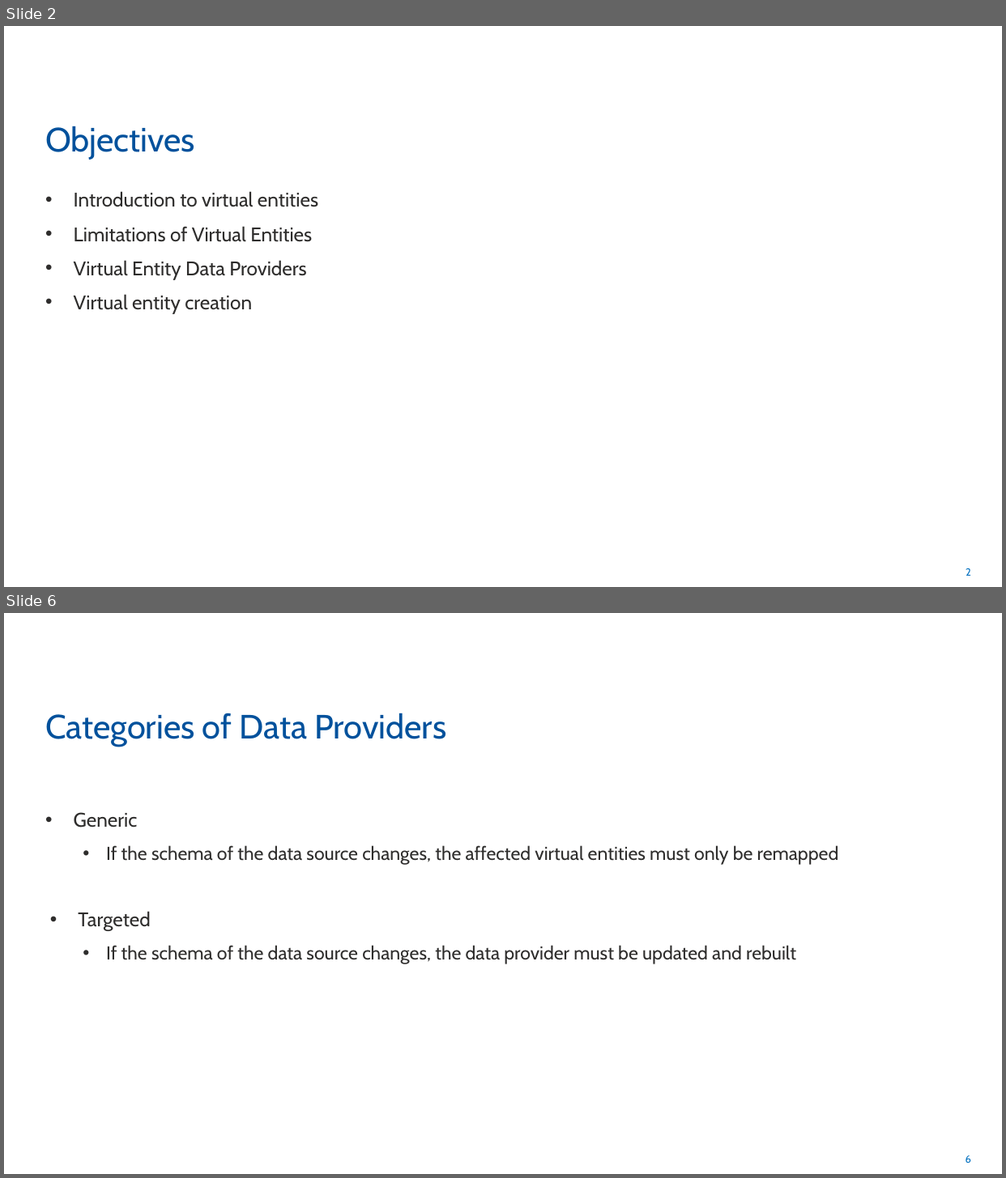
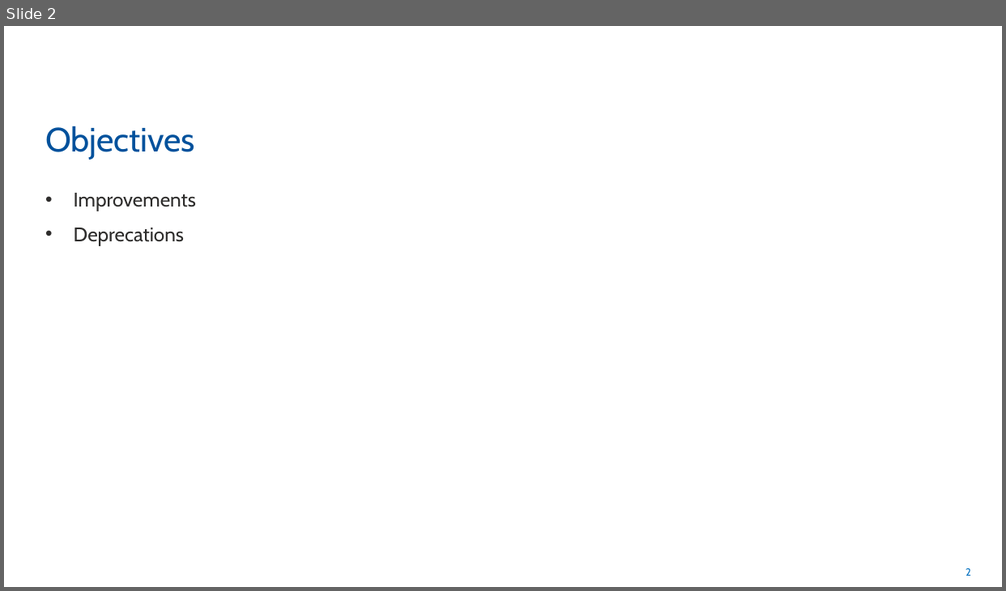
Before and after one commit to rogerhillgsy/CRMTraining, a slide deck: Documents/QA Powerpoints/Module 10.pptx. Shown one above the other, each under a label of ours: slides 2 and 6 before the commit, slide 2 after it; the slides between them are not shown. The pictures are 1006x1178 and 1006x591 pixels, drawn with LibreOffice and Linux fonts; fonts in the diff are those of the drawing. Boxes give left, top, right and bottom in pixels: in the first picture for what was removed or moved away, otherwise in the second. Text is boxed around its words. In the diff, an @@ line names an element or a change of style, - is before the commit and + after.

```diff
--- a/Documents/QA Powerpoints/Module 10.pptx
+++ b/Documents/QA Powerpoints/Module 10.pptx
@@ slide 6 removed at (4,613,1002,1174), background #FFFFFF; not listed: 1 template element that a slide beside it also shows @@
@@ title removed at (45,713,446,747) @@
-Categories of Data Providers
@@ text removed at (74,812,839,965) @@
-• Generic
-  • If the schema of the data source changes, the affected virtual entities must only be remapped
-• Targeted
-  • If the schema of the data source changes, the data provider must be updated and rebuilt
@@ slide 2 changed as well @@
@@ text at (74,193,196,246): text changed @@
-• Introduction to virtual entities
-• Limitations of Virtual Entities
-• Virtual Entity Data Providers
-• Virtual entity creation
+• Improvements
+• Deprecations
```
Also in this commit, not shown: 4 other slides changed, 8 slides added, 9 other slides removed, 1 other file.
